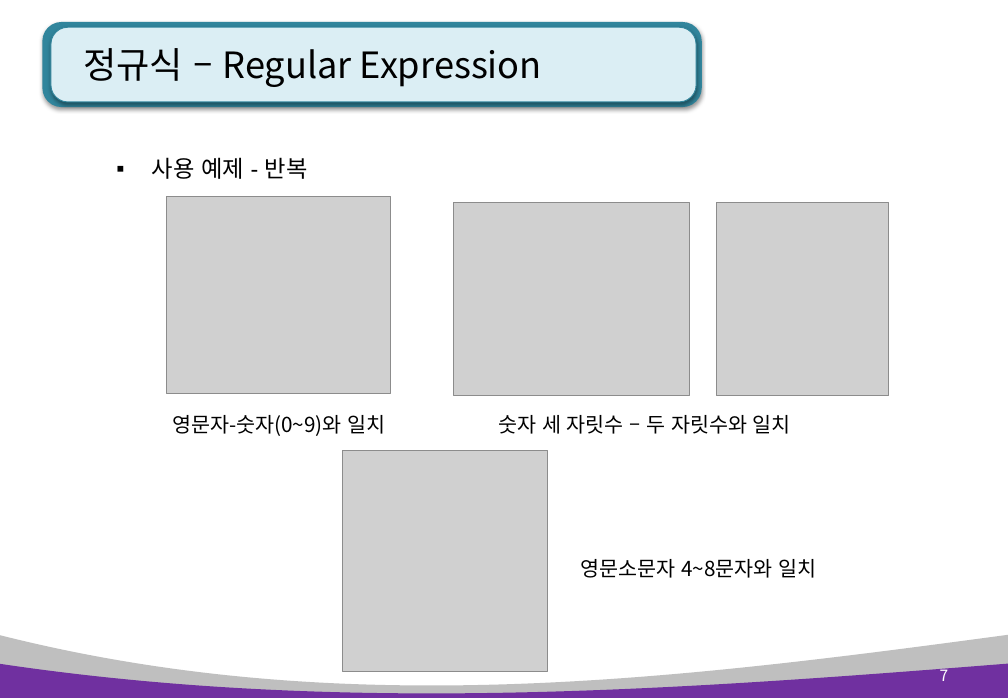
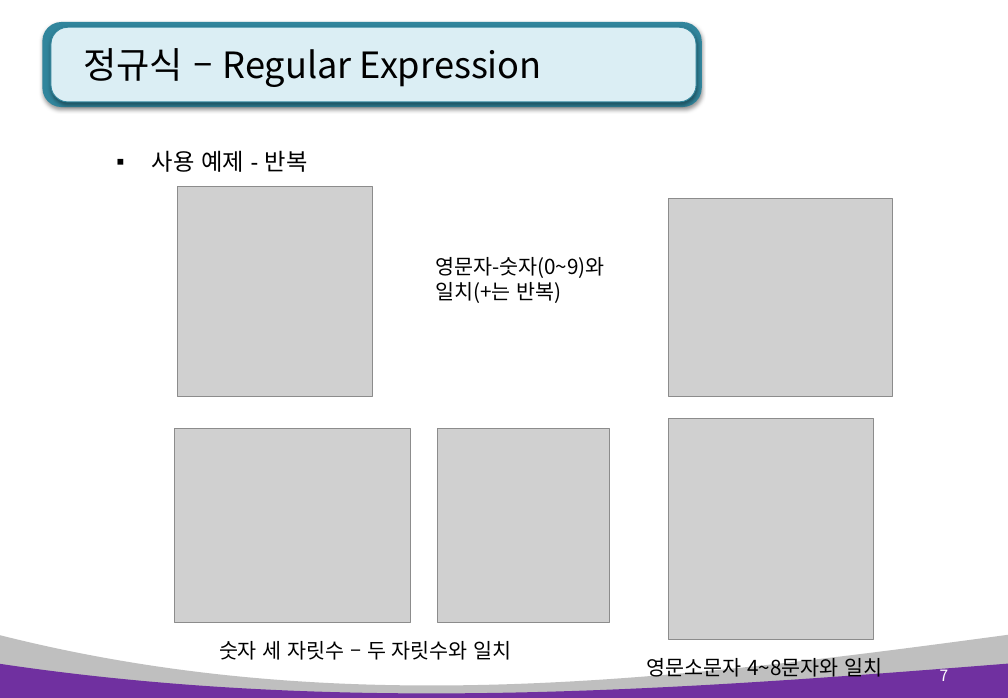
Before and after one commit to kiyongee2/green_project_web, a slide deck: slide 7 of python_ppt/Python 12장. 정규표현식과 웹 스크래핑.pptx. Drawn at 1008x698 pixels with LibreOffice and Linux fonts; fonts in the diff are those of the drawing; grey boxes stand for pictures. Boxes give left, top, right and bottom in pixels: in the first picture for what was removed or moved away, otherwise in the second. Text is boxed around its words. In the diff, an @@ line names an element or a change of style, - is before the commit and + after.

```diff
--- a/python_ppt/Python 12장. 정규표현식과 웹 스크래핑.pptx
+++ b/python_ppt/Python 12장. 정규표현식과 웹 스크래핑.pptx
@@ text "사용 예제 - 반복" moved from (x1=152, y1=157, x2=308, y2=179) to (x1=152, y1=150, x2=308, y2=172) @@
@@ picture added at (x1=178, y1=186, x2=372, y2=396) @@
@@ picture moved from (x1=167, y1=196, x2=391, y2=394) to (x1=668, y1=199, x2=893, y2=396) @@
@@ text at (x1=435, y1=257, x2=604, y2=303): text changed @@
-영문자-숫자(0~9)와 일치
+영문자-숫자(0~9)와
+일치(+는 반복)
@@ picture moved from (x1=343, y1=450, x2=547, y2=671) to (x1=668, y1=419, x2=873, y2=639) @@
@@ 2 pictures, 1 text moved together from (x1=453, y1=203, x2=889, y2=434) to (x1=174, y1=428, x2=610, y2=660) @@
@@ text "영문소문자 4~8문자와 일치" rewrapped from (x1=581, y1=559, x2=816, y2=578) to (x1=647, y1=655, x2=882, y2=681) @@
```
Also in this commit, not shown: 7 other slides changed, 2 other files.
